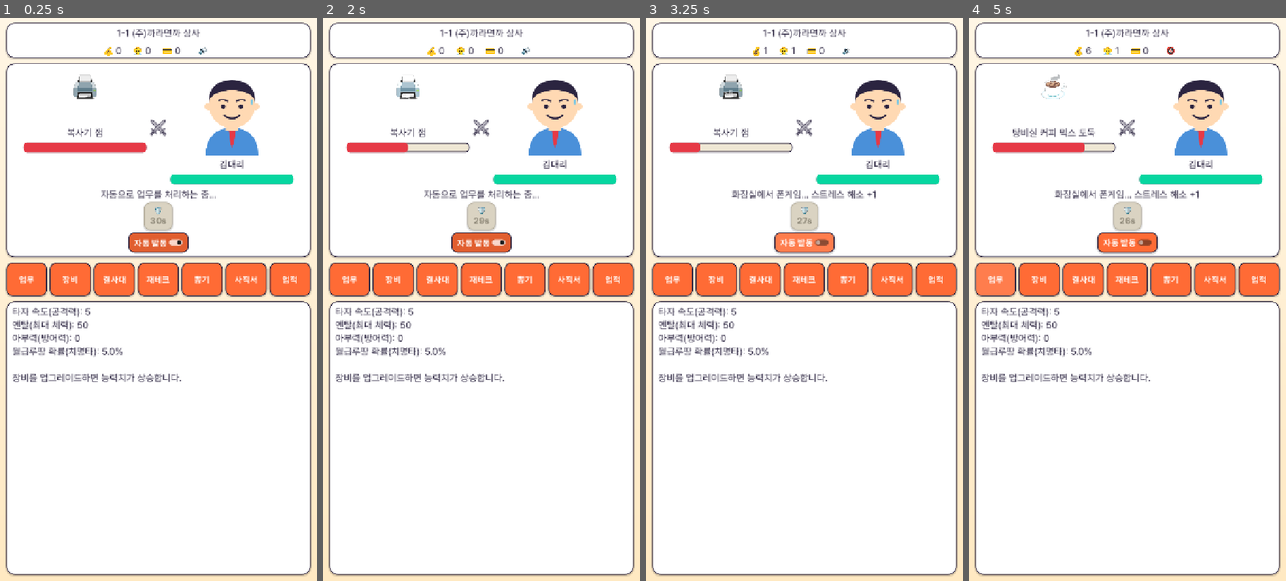
Above: before the commit, frames 1-4 (left to right).
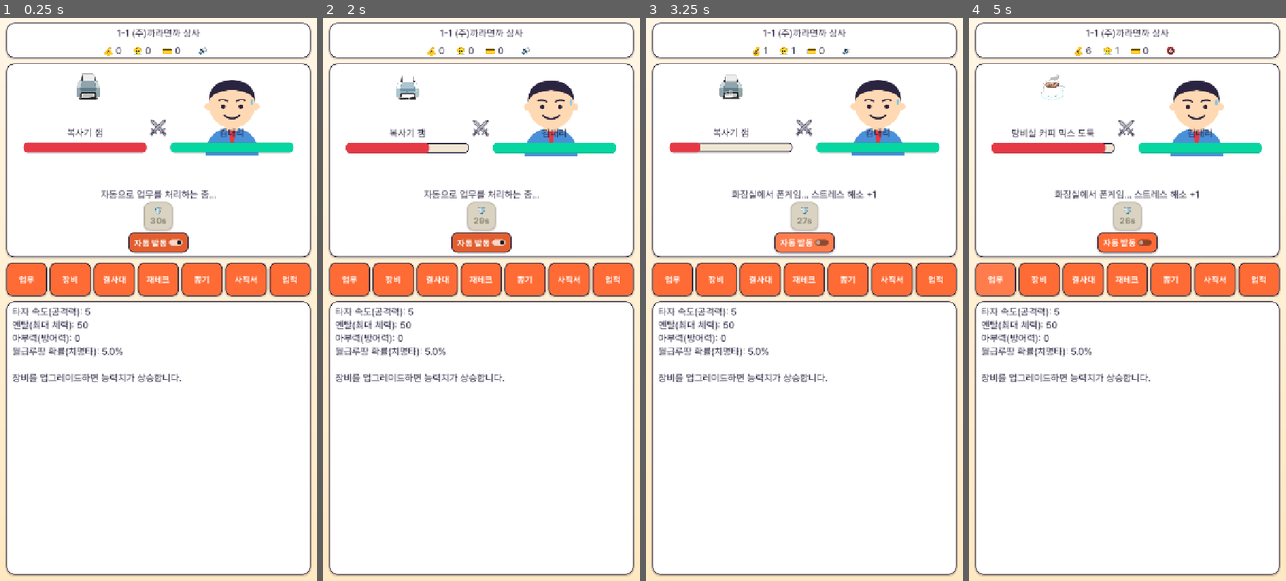
Above: after the commit, the same moments.

Repository: InjunKang/resignation-clicker
Game: Godot game, scene res://scenes/Main.tscn
Same seed, same stepped clock (60 frames per second), same inputs: the game is played once before the commit and once after it.
Inputs (mouse positions are in pixels of both pictures, inside the frame that each line leads up to):
- Up to frame 1 (0.25 s): no input
- Up to frame 2 (2 s): click "🔊" at 0.5 s; click "🔇" at 1.25 s
- Up to frame 3 (3.25 s): click (804, 124) at 2 s; click "자동 발동" at 2.75 s
- Up to frame 4 (5 s): click "🔊" at 3.5 s; click "업무" at 4.25 s

The runs differ from the first frame. In frame 1, 1.8% of the frame differs, in the area x 23-93%, y 9-30%; in frame 2, 2.7%; in frame 3, 1.6%; in frame 4, 2.8%, in the area x 7-93%, y 10-30%.

Commit message:
Make the battle screen dynamic: lunge attacks, screen shake, pop-ins
Combat previously just drained HP bars instantly with no motion —
"보는 맛이 없다" (not fun to watch). Added:
- Attack lunge: player punches toward the enemy on each hit, boss
  lunges toward the player on its attacks, both snapping back after.
- Screen shake on impact, scaled by severity (light on normal hits,
  bigger on crits and the "전무님 라인 타기" skill).
- HP bars now lerp smoothly toward their target value each frame
  instead of snapping instantly, but still hard-snap on
  enemy/player spawn transitions so a new encounter doesn't visibly
  "refill" from the previous one's leftover bar state.
- Boss portraits pop in with a back-eased scale bounce on spawn,
  paired with a shake for a bit of "entrance" weight.

Found and fixed a real bug while verifying: the player lunge had no
visible effect because `player_portrait` was a direct child of the
player_box VBoxContainer, which re-asserts child position on layout
sorts and was fighting the position tween every time. Wrapped it in a
plain (non-Container) Control like the enemy side already had, and
also stopped _refresh_bars() from reassigning label .text every frame
when unchanged (avoids the possible extra churn triggering those
sorts). Confirmed the fix with a dense Playwright screenshot burst
that caught the player portrait mid-lunge overlapping the HP bar —
the animation had no effect at all before this fix.

Verified via headless run/export and a full 7-tab Playwright pass:
0 console errors.

Co-Authored-By: Claude Sonnet 5 <noreply@anthropic.com>

Diff:
--- a/scripts/battle_view.gd
+++ b/scripts/battle_view.gd
@@ -35,6 +35,7 @@
 var log_label: Label
 var auto_toggle: CheckButton
 var battle_area: Control
+var battle_hbox: HBoxContainer
 var enemy_box: VBoxContainer
 var player_box: VBoxContainer
 var enemy_portrait_stack: Control
@@ -57,10 +58,11 @@
 	battle_area.size_flags_vertical = Control.SIZE_EXPAND_FILL
 	root_vbox.add_child(battle_area)
 
-	var hbox := HBoxContainer.new()
-	hbox.set_anchors_and_offsets_preset(Control.PRESET_FULL_RECT)
-	hbox.alignment = BoxContainer.ALIGNMENT_CENTER
-	battle_area.add_child(hbox)
+	battle_hbox = HBoxContainer.new()
+	battle_hbox.set_anchors_and_offsets_preset(Control.PRESET_FULL_RECT)
+	battle_hbox.alignment = BoxContainer.ALIGNMENT_CENTER
+	battle_area.add_child(battle_hbox)
+	var hbox := battle_hbox
 
 	enemy_box = VBoxContainer.new()
 	enemy_box.custom_minimum_size = Vector2(280, 0)
@@ -112,11 +114,15 @@
 	player_box.add_theme_constant_override("separation", 6)
 	hbox.add_child(player_box)
 
+	var player_portrait_wrap := Control.new()
+	player_portrait_wrap.custom_minimum_size = Vector2(0, 128)
+	player_box.add_child(player_portrait_wrap)
+
 	player_portrait = TextureRect.new()
 	player_portrait.texture = load("res://assets/art/player.svg")
-	player_portrait.custom_minimum_size = Vector2(0, 128)
 	player_portrait.stretch_mode = TextureRect.STRETCH_KEEP_ASPECT_CENTERED
-	player_box.add_child(player_portrait)
+	player_portrait.set_anchors_and_offsets_preset(Control.PRESET_FULL_RECT)
+	player_portrait_wrap.add_child(player_portrait)
 
 	var player_name_label := Label.new()
 	player_name_label.text = "김대리"
@@ -204,7 +210,8 @@
 	enemy_icon = mob["icon"]
 	enemy_max_hp = GameData.get_mob_hp(GameState.stage_index)
 	enemy_hp = enemy_max_hp
-	_refresh_bars()
+	_snap_bars()
+	_pop_in(enemy_icon_label)
 
 func _spawn_boss() -> void:
 	is_boss = true
@@ -222,11 +229,23 @@
 	enemy_hp = enemy_max_hp
 	boss_time_left = _boss_data["time_limit"] + GameState.get_boss_time_bonus()
 	log_label.text = "%s: \"%s\"" % [enemy_name, _boss_data["quote"]]
-	_refresh_bars()
+	_snap_bars()
+	_pop_in(boss_portrait)
+	_shake(10.0)
 
 func _refresh_bars() -> void:
-	enemy_icon_label.text = enemy_icon
-	enemy_name_label.text = enemy_name
+	if enemy_icon_label.text != enemy_icon:
+		enemy_icon_label.text = enemy_icon
+	if enemy_name_label.text != enemy_name:
+		enemy_name_label.text = enemy_name
+	enemy_hp_bar.max_value = enemy_max_hp
+	enemy_hp_bar.value = lerp(enemy_hp_bar.value, enemy_hp, 0.3)
+	player_hp_bar.max_value = GameState.max_hp
+	player_hp_bar.value = lerp(player_hp_bar.value, player_hp, 0.3)
+
+## 새 적/플레이어 상태로 전환될 때 HP바가 이전 값에서 스르륵 흘러오지 않고
+## 즉시 꽉 찬 상태로 보이도록 강제 스냅한다.
+func _snap_bars() -> void:
 	enemy_hp_bar.max_value = enemy_max_hp
 	enemy_hp_bar.value = enemy_hp
 	player_hp_bar.max_value = GameState.max_hp
@@ -268,6 +287,31 @@
 	tween.tween_property(control, "modulate", Color(1.6, 1.6, 1.6), 0.05)
 	tween.tween_property(control, "modulate", Color(1, 1, 1), 0.15)
 
+## 공격 모션: 지정한 방향(왼쪽=적, 오른쪽=플레이어)으로 살짝 튀어나갔다가 돌아온다.
+func _lunge(portrait: Control, direction: float, distance: float = 22.0) -> void:
+	var start_x: float = portrait.position.x
+	var tween := create_tween()
+	tween.tween_property(portrait, "position:x", start_x + direction * distance, 0.08) \
+		.set_trans(Tween.TRANS_QUAD).set_ease(Tween.EASE_OUT)
+	tween.tween_property(portrait, "position:x", start_x, 0.14) \
+		.set_trans(Tween.TRANS_QUAD).set_ease(Tween.EASE_IN)
+
+## 화면 흔들림: 전투 영역 전체를 짧게 흔든다 (피격/보스 등장 등 임팩트 연출).
+func _shake(strength: float = 6.0) -> void:
+	var tween := create_tween()
+	for i in 4:
+		var offset := Vector2(randf_range(-strength, strength), randf_range(-strength, strength))
+		tween.tween_property(battle_hbox, "position", offset, 0.035)
+	tween.tween_property(battle_hbox, "position", Vector2.ZERO, 0.035)
+
+## 등장 연출: 작은 크기에서 팝업하듯 원래 크기로 튀어 오른다.
+func _pop_in(portrait: Control) -> void:
+	portrait.pivot_offset = portrait.size * 0.5
+	portrait.scale = Vector2(0.3, 0.3)
+	var tween := create_tween()
+	tween.tween_property(portrait, "scale", Vector2.ONE, 0.35) \
+		.set_trans(Tween.TRANS_BACK).set_ease(Tween.EASE_OUT)
+
 # --- 전투 ---
 
 func _gold_multiplier() -> float:
@@ -287,6 +331,8 @@
 	enemy_hp -= dmg
 	_spawn_floating_number(enemy_box, "-%s" % Fmt.short(dmg), Color(1.0, 0.35, 0.35) if crit else Color(1, 1, 1))
 	_flash(enemy_portrait_stack)
+	_lunge(player_portrait, -1.0)
+	_shake(10.0 if crit else 4.0)
 	_check_enemy_death()
 
 func _check_enemy_death() -> void:
@@ -331,6 +377,8 @@
 	player_hp = max(0.0, player_hp - dmg)
 	_spawn_floating_number(player_box, "-%s" % Fmt.short(dmg), Color(1.0, 0.6, 0.2))
 	_flash(player_portrait)
+	_lunge(boss_portrait, 1.0)
+	_shake(6.0)
 
 func _on_boss_fail() -> void:
 	Sfx.play_boss_fail()
@@ -395,6 +443,7 @@
 			enemy_hp -= dmg
 			_spawn_floating_number(enemy_box, "-%s" % Fmt.short(dmg), Color(1.0, 0.9, 0.3))
 			_flash(enemy_portrait_stack)
+			_shake(8.0)
 			log_label.text = "네 탓이오! %s 탓이야!" % enemy_name
 			_check_enemy_death()
 		"chopper":
@@ -402,6 +451,7 @@
 			enemy_hp -= dmg
 			_spawn_floating_number(enemy_box, "-%s" % Fmt.short(dmg), Color(1.0, 0.9, 0.3))
 			_flash(enemy_portrait_stack)
+			_shake(14.0)
 			log_label.text = "전무님이 헬기 타고 등장! 대가리 박아!"
 			_check_enemy_death()
 		# "nep", "coffee"는 지속시간(active) 동안의 상태 플래그로만 동작 (즉발 효과 없음)
